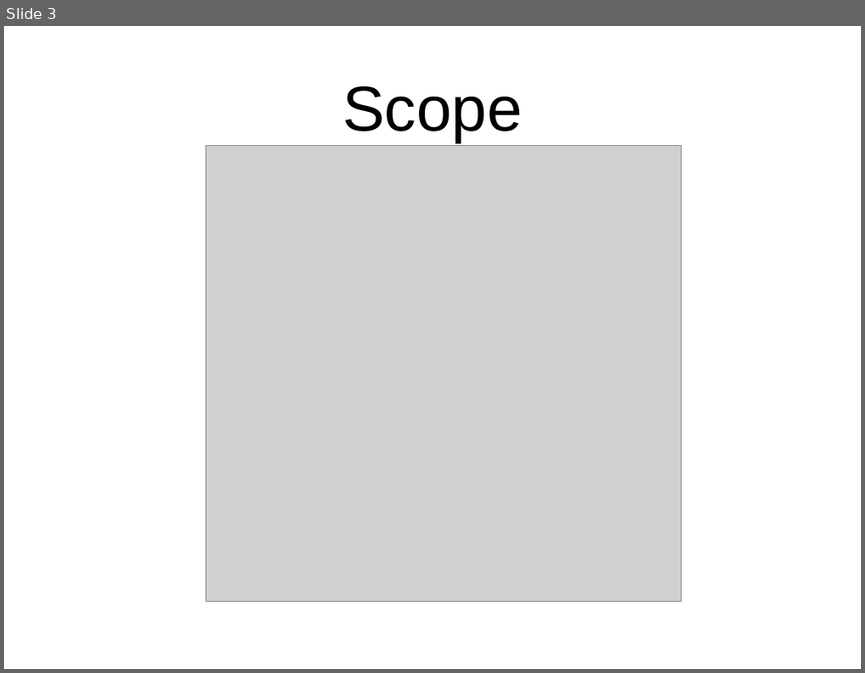
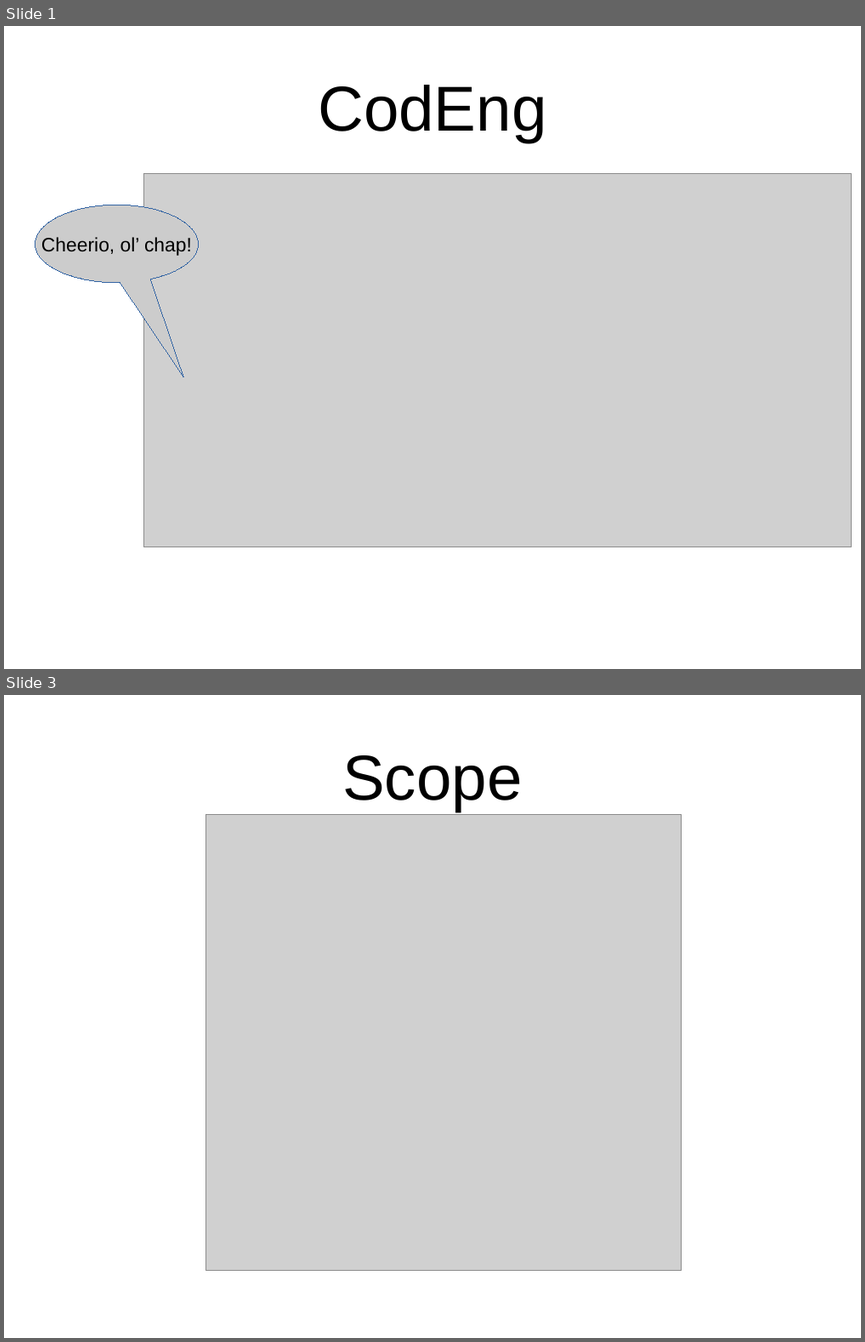
Before and after one commit to stureling/CodEng, a slide deck: doc/presentation/pp.odp. Shown one above the other, each under a label of ours: slide 3 before the commit, slides 1 and 3 after it; the slides between them are not shown. The pictures are 865x673 and 865x1342 pixels, drawn with LibreOffice and Linux fonts; fonts in the diff are those of the drawing; grey boxes stand for pictures. Boxes give left, top, right and bottom in pixels: in the first picture for what was removed or moved away, otherwise in the second. Text is boxed around its words. In the diff, an @@ line names an element or a change of style, - is before the commit and + after.

```diff
--- a/doc/presentation/pp.odp
+++ b/doc/presentation/pp.odp
@@ slide 1 added at box(4, 26, 861, 669), background #FFFFFF @@
@@ title added at box(318, 85, 546, 142), 58.7 pt, text #000000 @@
+CodEng
@@ picture added at box(144, 174, 851, 546) @@
@@ speech bubble added at box(35, 204, 199, 283), fill #CCCCCC, outline #3465A4 0 pt, 18 pt, text #000000 @@
+Cheerio, ol’ chap!
```
Also in this commit, not shown: 1 slide changed, 1 slide removed, 10 other files.
